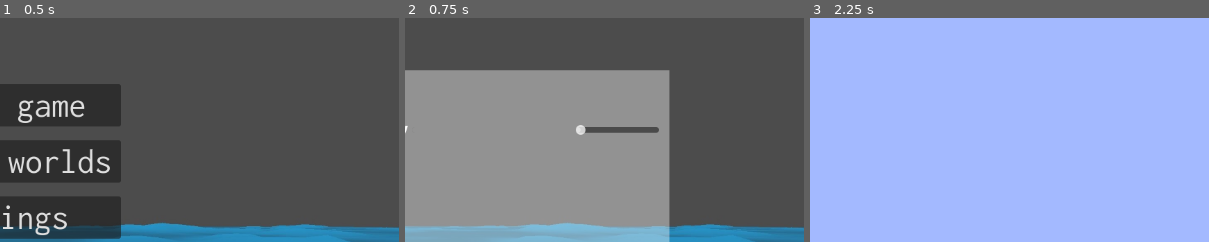
Above: before the commit, frames 1-3 (left to right).
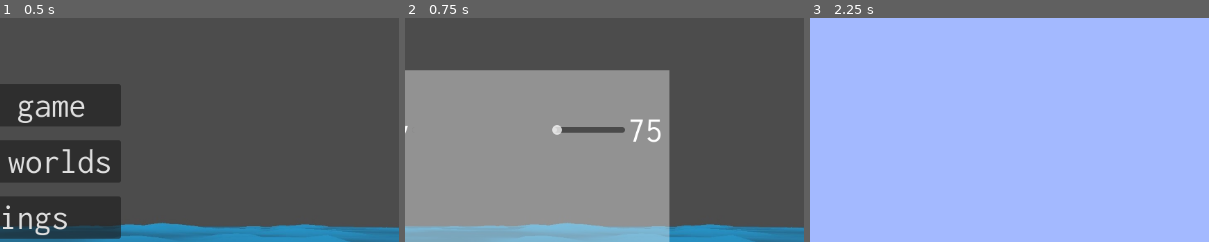
Above: after the commit, the same moments.

Repository: illogicalapple/open-water
Game: Godot game, scene res://scenes/start_menu.tscn
Two runs of this game, one before a commit and one after it. Both use one fixed random seed, a clock stepped at 60 frames per second and the inputs below.
Inputs:
- Up to frame 1 (0.5 s): no input
- Up to frame 2 (0.75 s): click "settings" at 0.5 s
- Up to frame 3 (2.25 s): click "<" at 1.25 s; click "start game" at 2 s
The pictures show only the part of the screen within x 50-100%, y 12-62%; the shares and areas given below are measured in that part.

Frame 1 is identical in both runs. In frame 2, 0.7% of the frame differs, in the area x 36-65%, y 45-56%; in frame 3, nothing differs.

Commit message:
changed fov slider to onlt signal function in Video Sub Menu in Settings

Diff:
--- a/player_character/player_character.gd
+++ b/player_character/player_character.gd
@@ -29,7 +29,6 @@
 		camera.fov = Settings.video_settings[Settings.VideoSettings.FOV]
 
 func _unhandled_input(event: InputEvent) -> void:
-	print ("game")
 	if synchronizer.is_multiplayer_authority():
 #		if event is InputEventKey and event.is_pressed() and event.keycode == KEY_ESCAPE:
 #			Input.mouse_mode = Input.MOUSE_MODE_CAPTURED if Input.mouse_mode == Input.MOUSE_MODE_VISIBLE else Input.MOUSE_MODE_VISIBLE
@@ -37,4 +36,3 @@
 			rotate_y(-deg_to_rad(event.relative.x) * mouse_sensitivity)
 			synchronizer.y_rotation = rotation.y
 			camera.rotate_x(-deg_to_rad(event.relative.y) * mouse_sensitivity)
-	pass
--- a/scenes/VideoSubMenu.gd
+++ b/scenes/VideoSubMenu.gd
@@ -1,13 +1,16 @@
 extends ScrollContainer
 
 @onready var fov_slider_label : Label = $VBoxContainer/FOV/Value
-
+@onready var fov_slider : HSlider = $VBoxContainer/FOV/HSlider
 
 # Called when the node enters the scene tree for the first time.
 func _ready() -> void:
-	#fov_slider_label.text =
-	pass
+	fov_slider_label.text = str(fov_slider.value)
 
+# Dictionary = passed by reference, not a copy.
+# Changing this also changes the video_settings value in Settings class.
+@onready var video_settings : Dictionary = Settings.video_settings
 
 func fov_slider_change(value: float) -> void:
 	fov_slider_label.text = str(value)
+	video_settings[Settings.VideoSettings.FOV] = value
--- a/scenes/debug.gd
+++ b/scenes/debug.gd
@@ -8,13 +8,8 @@
 @onready var settings_menu_state_label : Label = $Control/CurrentStates/SettingsState
 
 func _unhandled_input(event: InputEvent) -> void:
-	print ("debug")
 	if event.is_action_pressed("disable_debug"):
 		toggle_debug_menu()
-
-
-#func _input(event) -> void:
-#	print("debug event")
 
 
 func toggle_debug_menu() -> void:
--- a/scenes/escape_menu.gd
+++ b/scenes/escape_menu.gd
@@ -18,7 +18,6 @@
 ## Also exits escape menu is not in sub menu.
 ## If not in escape menu, will enter escape menu.
 func _unhandled_input(event: InputEvent) -> void:
-	print ("escape")
 	if event.is_action_pressed("esc"):
 		match States.game_state:
 			States.GameStates.ESCAPE_MENU:
--- a/scenes/settings.gd
+++ b/scenes/settings.gd
@@ -25,22 +25,16 @@
 	visible = false
 	pass
 
-
 func save_settings() -> void:
 	pass
 
-func _unhandled_input(event: InputEvent) -> void:
-	print ("settings")
-#
-#func _input(event) -> void:
-#	print("settigs event")
 
 func exit_settings_menu() -> void:
 	# For now, settings menu can can be either from
 	# the main menu or the escape menu.
 	if States.in_main_menu():
 		# Main Menu is not autoloaded, so will have to GET the main menu from tree
-		# and then call the appropriate funciton.
+		# and then call the appropriate function on it.
 
 		# Getting the Main Menu this way is probably not the best.
 		# For instance, we may Rename it in the future.
@@ -54,6 +48,3 @@
 		# Calling exit settings is probably faster
 		#EscapeMenu.exit_sub_menu()
 		EscapeMenu.exit_settings_menu()
-
-func _on_h_slider_value_changed(value):
-	video_settings[VideoSettings.FOV] = value
--- a/scenes/settings_menu.tscn
+++ b/scenes/settings_menu.tscn
@@ -104,5 +104,4 @@
 layout_mode = 2
 
 [connection signal="pressed" from="MarginContainer/MarginContainer/VBoxContainer/ExitSettings" to="." method="exit_settings_menu"]
-[connection signal="value_changed" from="MarginContainer/MarginContainer/VBoxContainer/HBoxContainer/VideoSubMenu/VBoxContainer/FOV/HSlider" to="." method="_on_h_slider_value_changed"]
 [connection signal="value_changed" from="MarginContainer/MarginContainer/VBoxContainer/HBoxContainer/VideoSubMenu/VBoxContainer/FOV/HSlider" to="MarginContainer/MarginContainer/VBoxContainer/HBoxContainer/VideoSubMenu" method="fov_slider_change"]
